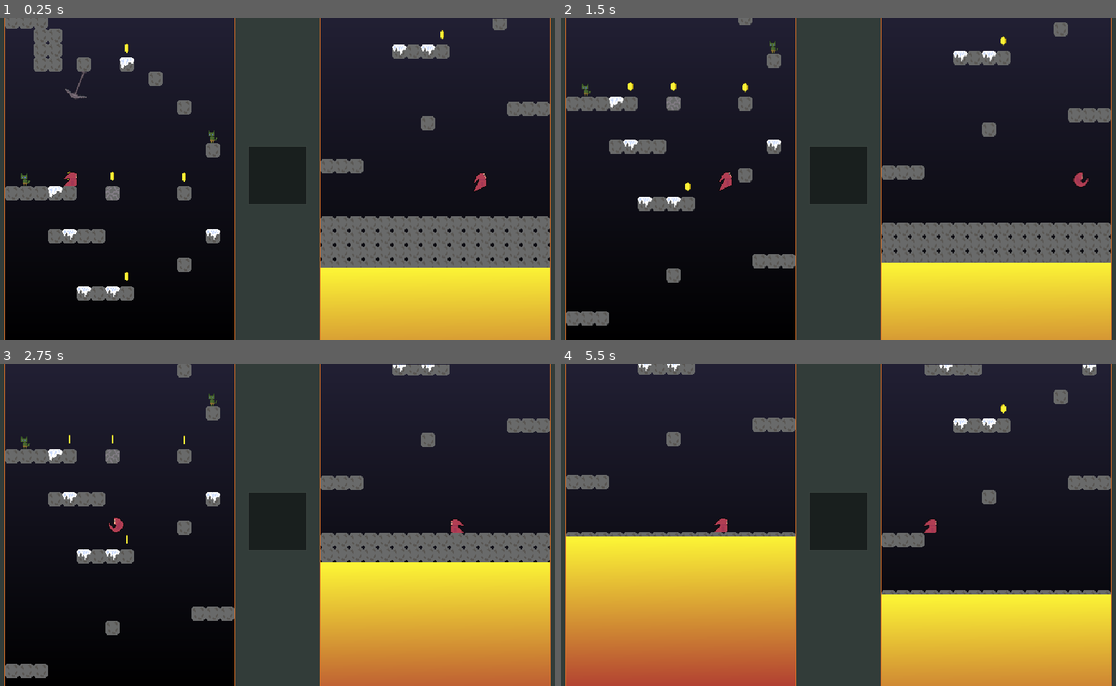
Above: before the commit, frames 1-4 (two rows, left to right).
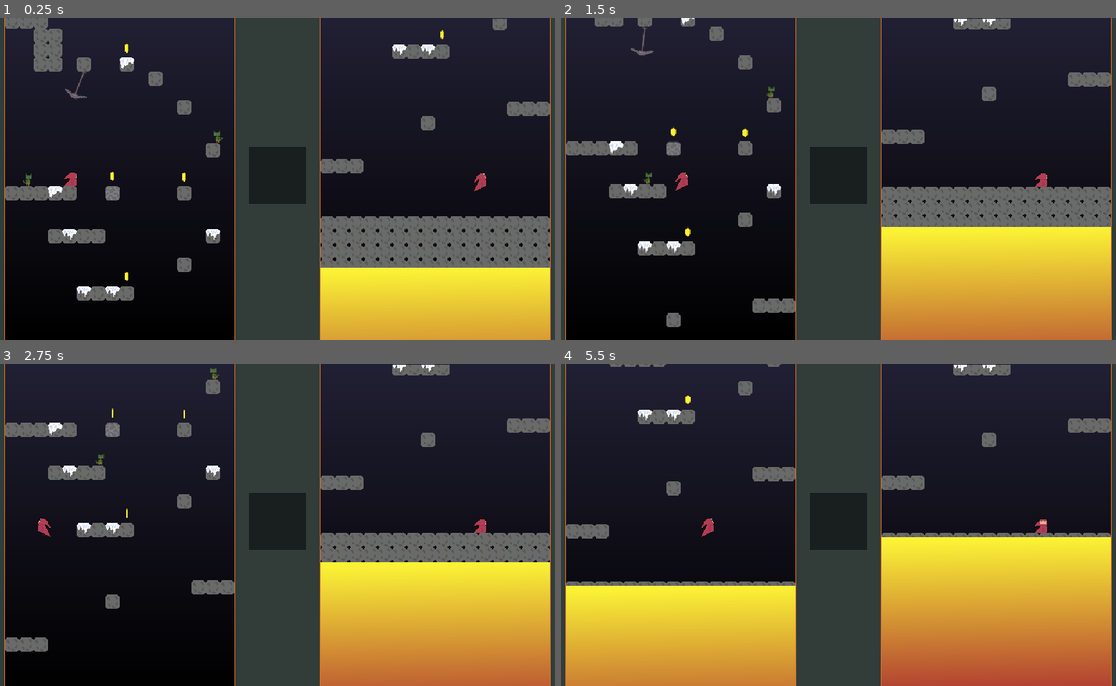
Above: after the commit, the same moments.

Repository: NaetharuCodes/TowerPlatformer
Game: Godot game, scene res://scenes/levels/game.tscn
Same seed, same stepped clock (60 frames per second), same inputs: the game is played once before the commit and once after it.
Inputs:
- Up to frame 1 (0.25 s): no input
- Up to frame 2 (1.5 s): hold S (look_down, bound only before the commit) 0.53-1.28 s; hold D (move_right, bound only before the commit) from 0.53 s (still down); tap E (ice_bolt, bound only before the commit) at 0.6 s; tap Space (jump, bound only before the commit) at 0.77, 1.07 s; tap S (look_down, bound only before the commit) at 1.35 s
- Up to frame 3 (2.75 s): tap Space (jump, bound only before the commit) at 1.52, 1.82, 2.3 s; tap W (look_up, bound only before the commit) at 1.55 s; release D (move_right, bound only before the commit) at 2.03 s; hold A (move_left, bound only before the commit) from 2.03 s (still down); hold W (look_up, bound only before the commit) from 2.03 s (still down)
- Up to frame 4 (5.5 s): release A (move_left, bound only before the commit) at 2.78 s; release W (look_up, bound only before the commit) at 2.78 s; hold D (move_right, bound only before the commit) 2.78-4.28 s; tap Space (jump, bound only before the commit) at 2.85, 3.02, 3.32, 3.77, 4.07, 4.52, 4.82, 5.3 s; tap E (ice_bolt, bound only before the commit) at 3.05, 3.6 s; hold S (look_down, bound only before the commit) 3.53-4.28 s; hold A (move_left, bound only before the commit) 4.28-5.03 s; tap S (look_down, bound only before the commit) at 4.35 s; tap W (look_up, bound only before the commit) at 4.55 s; hold D (move_right, bound only before the commit) from 5.03 s (still down); hold W (look_up, bound only before the commit) from 5.03 s (still down)

The runs differ from the first frame. In frame 1, 0.1% of the frame differs, in the area x 3-41%, y 34-53%; in frame 2, 27%; in frame 3, 6.0%; in frame 4, 44%, in the area x 0-100%, y 0-100%.

Commit message:
Add enemy actions

Diff:
--- a/project.godot
+++ b/project.godot
@@ -14,44 +14,52 @@
 run/main_scene="uid://d12tqsxeob37n"
 config/features=PackedStringArray("4.7", "GL Compatibility")
 
+[autoload]
+
+AudioManager="*uid://c8i1y0rc1fde5"
+
 [display]
 
 window/size/viewport_width=640
 window/size/viewport_height=360
-window/size/window_width_override=1920
-window/size/window_height_override=1080
+window/size/window_width_override=1280
+window/size/window_height_override=720
 window/stretch/mode="viewport"
 window/stretch/aspect="expand"
 window/stretch/scale_mode="integer"
 
+[global_group]
+
+player=""
+
 [input]
 
-move_left={
+p1_move_left={
 "deadzone": 0.2,
 "events": [Object(InputEventKey,"resource_local_to_scene":false,"resource_name":"","device":-1,"window_id":0,"alt_press …(191 unchanged characters)…
 ]
 }
-move_right={
+p1_move_right={
 "deadzone": 0.2,
 "events": [Object(InputEventKey,"resource_local_to_scene":false,"resource_name":"","device":-1,"window_id":0,"alt_press …(192 unchanged characters)…
 ]
 }
-look_down={
+p1_look_down={
 "deadzone": 0.2,
 "events": [Object(InputEventKey,"resource_local_to_scene":false,"resource_name":"","device":-1,"window_id":0,"alt_press …(192 unchanged characters)…
 ]
 }
-jump={
+p1_jump={
 "deadzone": 0.2,
 "events": [Object(InputEventKey,"resource_local_to_scene":false,"resource_name":"","device":-1,"window_id":0,"alt_press …(191 unchanged characters)…
 ]
 }
-look_up={
+p1_look_up={
 "deadzone": 0.2,
 "events": [Object(InputEventKey,"resource_local_to_scene":false,"resource_name":"","device":-1,"window_id":0,"alt_press …(192 unchanged characters)…
 ]
 }
-ice_bolt={
+p1_ice_bolt={
 "deadzone": 0.2,
 "events": [Object(InputEventKey,"resource_local_to_scene":false,"resource_name":"","device":-1,"window_id":0,"alt_press …(192 unchanged characters)…
 ]
--- /dev/null
+++ b/scenes/enemies/goblin.gd
@@ -0,0 +1,102 @@
+extends CharacterBody2D
+
+enum State { PATROL, WINDUP, CHARGE, RECOVER, FROZEN, THAW }
+
+@export var speed := 40.0
+@export var charge_speed := 160.0
+@export var windup_time := 0.4
+@export var charge_time := 0.8
+@export var recover_time := 1.5
+@export var knockback_force := Vector2(200, -150)
+
+var direction := 1
+var state := State.PATROL
+var state_timer := 0.0
+var gravity: float = ProjectSettings.get_setting("physics/2d/default_gravity")
+
+@onready var pivot: Node2D = $Pivot
+@onready var sprite: AnimatedSprite2D = $Pivot/AnimatedSprite2D
+@onready var wall_ray: RayCast2D = $Pivot/WallRay
+@onready var edge_ray: RayCast2D = $Pivot/EdgeRay
+@onready var sight_ray: RayCast2D = $Pivot/SightRay
+@onready var hitbox: Area2D = $Pivot/Hitbox
+
+@export var frozen_time: float = 2.0
+@export var thaw_time: float = 0.5
+
+func _ready() -> void:
+	hitbox.body_entered.connect(_on_hitbox_body_entered)
+
+func _physics_process(delta: float) -> void:
+	if not is_on_floor():
+		velocity.y += gravity * delta
+	state_timer -= delta
+
+	match state:
+		State.PATROL:
+			if is_on_floor() and (wall_ray.is_colliding() or not edge_ray.is_colliding()):
+				turn_around()
+			velocity.x = direction * speed
+			if sees_player():
+				print("I see the player")
+				set_state(State.WINDUP, windup_time)
+		State.WINDUP:
+			velocity.x = 0
+			sprite.position.x = randf_range(-1.0, 1.0)
+			sprite.modulate = Color(3, 3, 3) if int(state_timer * 20) % 2 == 0 else Color.WHITE
+			if state_timer <= 0:
+				sprite.position.x = 0
+				sprite.modulate = Color.WHITE
+				set_state(State.CHARGE, charge_time)
+		State.CHARGE:
+			velocity.x = direction * charge_speed
+			if wall_ray.is_colliding() or state_timer <= 0:
+				set_state(State.RECOVER, recover_time)
+		State.RECOVER:
+			velocity.x = 0
+			if state_timer <= 0:
+				set_state(State.PATROL, 0)
+		State.FROZEN:
+			velocity.x = 0.0
+			if state_timer <= 0.0:
+				sprite.play("thaw")
+				set_state(State.THAW, thaw_time)
+		State.THAW:
+			velocity.x = 0.0
+			if state_timer <= 0.0:
+				unfreeze()
+
+	move_and_slide()
+
+func set_state(new_state: State, time: float) -> void:
+	state = new_state
+	state_timer = time
+
+func sees_player() -> bool:
+	return sight_ray.is_colliding() and sight_ray.get_collider().is_in_group("player")
+
+func turn_around() -> void:
+	direction *= -1
+	pivot.scale.x = direction
+	wall_ray.force_raycast_update()
+	edge_ray.force_raycast_update()
+
+func _on_hitbox_body_entered(body: Node2D) -> void:
+	if state == State.CHARGE and body.has_method("apply_knockback"):
+		body.apply_knockback(Vector2(knockback_force.x * direction, knockback_force.y))
+		set_state(State.RECOVER, recover_time)
+
+func freeze() -> void:
+	sprite.position.x = 0.0
+	sprite.modulate = Color.WHITE
+	velocity.x = 0.0
+	hitbox.set_deferred("monitoring", false)
+	set_collision_layer_value(1, true)
+	sprite.play("frozen")
+	set_state(State.FROZEN, frozen_time)
+
+func unfreeze() -> void:
+	hitbox.set_deferred("monitoring", true)
+	set_collision_layer_value(1, false)
+	sprite.play("normal")
+	set_state(State.PATROL, 0.0)
--- a/scenes/enemies/goblin.tscn
+++ b/scenes/enemies/goblin.tscn
@@ -1,6 +1,10 @@
 [gd_scene format=3 uid="uid://dd34i40mhtscy"]
 
 [ext_resource type="Texture2D" uid="uid://0vb68qc4k1wc" path="res://assets/sprites/goblin-Sheet.png" id="1_0rrhd"]
+[ext_resource type="Script" uid="uid://c4gck6xw0q2kr" path="res://scenes/enemies/goblin.gd" id="1_yeoui"]
+
+[sub_resource type="RectangleShape2D" id="RectangleShape2D_hqo0w"]
+size = Vector2(10, 14)
 
 [sub_resource type="AtlasTexture" id="AtlasTexture_yeoui"]
 atlas = ExtResource("1_0rrhd")
@@ -48,18 +52,39 @@
 "speed": 5.0
 }]
 
-[sub_resource type="RectangleShape2D" id="RectangleShape2D_hqo0w"]
-size = Vector2(10, 14)
+[sub_resource type="RectangleShape2D" id="RectangleShape2D_kuroa"]
+size = Vector2(14, 16)
 
 [node name="Goblin" type="CharacterBody2D" unique_id=542388747]
 collision_layer = 4
 collision_mask = 3
-
-[node name="AnimatedSprite2D" type="AnimatedSprite2D" parent="." unique_id=365006176]
-sprite_frames = SubResource("SpriteFrames_kuroa")
-animation = &"normal"
-frame_progress = 0.31166127
+script = ExtResource("1_yeoui")
 
 [node name="CollisionShape2D" type="CollisionShape2D" parent="." unique_id=662146644]
 position = Vector2(0, 1.0000002)
 shape = SubResource("RectangleShape2D_hqo0w")
+
+[node name="Pivot" type="Node2D" parent="." unique_id=871457362]
+
+[node name="WallRay" type="RayCast2D" parent="Pivot" unique_id=1712396583]
+target_position = Vector2(12, 0)
+
+[node name="EdgeRay" type="RayCast2D" parent="Pivot" unique_id=2076246592]
+target_position = Vector2(0, 16)
+
+[node name="AnimatedSprite2D" type="AnimatedSprite2D" parent="Pivot" unique_id=365006176]
+sprite_frames = SubResource("SpriteFrames_kuroa")
+animation = &"normal"
+frame_progress = 0.31166127
+flip_h = true
+
+[node name="SightRay" type="RayCast2D" parent="Pivot" unique_id=1460711974]
+target_position = Vector2(120, 0)
+collision_mask = 2
+
+[node name="Hitbox" type="Area2D" parent="Pivot" unique_id=1825273881]
+collision_layer = 4
+collision_mask = 2
+
+[node name="HitboxShape" type="CollisionShape2D" parent="Pivot/Hitbox" unique_id=324511017]
+shape = SubResource("RectangleShape2D_kuroa")
--- a/scenes/levels/game.tscn
+++ b/scenes/levels/game.tscn
@@ -5,7 +5,7 @@
 [ext_resource type="Script" uid="uid://l312bg2bmyp0" path="res://scripts/level/camera_2d.gd" id="4_7rg7d"]
 [ext_resource type="PackedScene" uid="uid://duloldhoggaxe" path="res://scenes/levels/level_one.tscn" id="4_a1osm"]
 [ext_resource type="PackedScene" uid="uid://bv4xwqemgsnuq" path="res://scenes/player.tscn" id="5_limtx"]
-[ext_resource type="PackedScene" uid="uid://8o4wqyvcflgr" path="res://scenes/powers/ice_bolt.tscn" id="6_7rg7d"]
+[ext_resource type="PackedScene" uid="uid://8o4wqyvcflgr" path="res://scenes/powers/frost_bolt.tscn" id="6_7rg7d"]
 [ext_resource type="AudioStream" uid="uid://b01xeivh1t63w" path="res://assets/sounds/Level 1-1.mp3" id="6_limtx"]
 
 [sub_resource type="RectangleShape2D" id="RectangleShape2D_kuroa"]
@@ -108,10 +108,10 @@
 
 [node name="Player" parent="Viewports/RightSVPC/SubViewportRight" unique_id=9579175 instance=ExtResource("5_limtx")]
 position = Vector2(194, 226)
+player_number = 2
 ice_bolt = ExtResource("6_7rg7d")
 
 [node name="AudioStreamPlayer2D" type="AudioStreamPlayer2D" parent="." unique_id=1793981946]
 stream = ExtResource("6_limtx")
-autoplay = true
 
 [editable path="Viewports/RightSVPC/SubViewportRight/LevelOne"]
--- a/scenes/levels/level_one.tscn
+++ b/scenes/levels/level_one.tscn
@@ -23,7 +23,7 @@
 
 [sub_resource type="TileSet" id="TileSet_kuroa"]
 physics_layer_0/collision_layer = 1
-physics_layer_0/collision_mask = 6
+physics_layer_0/collision_mask = 0
 sources/0 = SubResource("TileSetAtlasSource_sn7cj")
 
 [node name="LevelOne" type="Node2D" unique_id=1829633845]
--- /dev/null
+++ b/scenes/managers/audio_manager.tscn
@@ -0,0 +1,16 @@
+[gd_scene format=3 uid="uid://drbjq40wtyfdc"]
+
+[ext_resource type="AudioStream" uid="uid://clkghxe7tuou2" path="res://assets/sounds/coin_sound.wav" id="2_n7lsv"]
+
+[sub_resource type="GDScript" id="GDScript_aybmh"]
+script/source = "extends Node
+
+const POOL_SIZE = 16
+var _players: Array[AudioStreamPlayer2D] = []
+"
+
+[node name="AudioManager" type="Node" unique_id=707112674]
+script = SubResource("GDScript_aybmh")
+
+[node name="coin_sound_player" type="AudioStreamPlayer2D" parent="." unique_id=1579612676]
+stream = ExtResource("2_n7lsv")
--- a/scenes/pickups/coin.tscn
+++ b/scenes/pickups/coin.tscn
@@ -1,6 +1,8 @@
 [gd_scene format=3 uid="uid://b63vekj6rqgso"]
 
 [ext_resource type="Texture2D" uid="uid://68ro06dp3tpg" path="res://assets/sprites/coin-Sheet.png" id="1_82xxr"]
+[ext_resource type="Script" uid="uid://dqr6leghu2ic6" path="res://scripts/pickups/coin.gd" id="1_sfxfy"]
+[ext_resource type="AudioStream" uid="uid://clkghxe7tuou2" path="res://assets/sounds/coin_sound.wav" id="3_rhl6v"]
 
 [sub_resource type="CapsuleShape2D" id="CapsuleShape2D_hqo0w"]
 radius = 3.0
@@ -71,6 +73,10 @@
 }]
 
 [node name="Coin" type="Area2D" unique_id=1558408723]
+collision_layer = 16
+collision_mask = 2
+script = ExtResource("1_sfxfy")
+sound = ExtResource("3_rhl6v")
 
 [node name="CollisionShape2D" type="CollisionShape2D" parent="." unique_id=1328151488]
 shape = SubResource("CapsuleShape2D_hqo0w")
@@ -79,3 +85,5 @@
 sprite_frames = SubResource("SpriteFrames_kuroa")
 autoplay = "default"
 frame_progress = 0.5367134
+
+[connection signal="body_entered" from="." to="." method="_on_body_entered"]
--- a/scenes/player.tscn
+++ b/scenes/player.tscn
@@ -99,7 +99,7 @@
 [sub_resource type="RectangleShape2D" id="RectangleShape2D_u8vuu"]
 size = Vector2(14, 14)
 
-[node name="Player" type="CharacterBody2D" unique_id=1515628199]
+[node name="Player" type="CharacterBody2D" unique_id=1515628199 groups=["player"]]
 collision_layer = 2
 collision_mask = 5
 script = ExtResource("1_g2els")
--- a/scenes/powers/ice_bolt.tscn
+++ b/scenes/powers/frost_bolt.tscn
@@ -1,12 +1,14 @@
 [gd_scene format=3 uid="uid://8o4wqyvcflgr"]
 
-[ext_resource type="Script" uid="uid://gwhurmbsx5iy" path="res://scripts/ice_bolt.gd" id="1_yqmgq"]
+[ext_resource type="Script" uid="uid://gwhurmbsx5iy" path="res://scripts/frost_bolt.gd" id="1_yqmgq"]
 [ext_resource type="Texture2D" uid="uid://3rjmimrqsvo0" path="res://assets/sprites/ice_bolt.png" id="2_dq6g4"]
 
 [sub_resource type="CircleShape2D" id="CircleShape2D_62lxc"]
 radius = 6.0
 
-[node name="IceBolt" type="Area2D" unique_id=1470224442]
+[node name="FrostBolt" type="Area2D" unique_id=1470224442]
+collision_layer = 0
+collision_mask = 4
 script = ExtResource("1_yqmgq")
 
 [node name="CollisionShape2D" type="CollisionShape2D" parent="." unique_id=303892575]
--- a/scripts/ice_bolt.gd
+++ b/scripts/frost_bolt.gd
@@ -8,9 +8,15 @@
 func _ready() -> void:
 	if direction == Vector2.LEFT:
 		sprite.flip_h = true
+	body_entered.connect(_on_body_entered)
 
 func _physics_process(delta: float) -> void:
 	position += direction * move_speed * delta
 
 func _on_visible_on_screen_enabler_2d_screen_exited() -> void:
 	queue_free()
+
+func _on_body_entered(body: Node2D) -> void:
+	if body.has_method("freeze"):
+		body.freeze()
+		queue_free()
--- /dev/null
+++ b/scripts/managers/audio_manager.gd
@@ -0,0 +1,12 @@
+# audio_manager.gd
+extends Node
+
+func play(stream: AudioStream, volume_db := 0.0, pitch := 1.0) -> void:
+	var p := AudioStreamPlayer.new()
+	p.stream = stream
+	p.volume_db = volume_db
+	p.pitch_scale = pitch
+	p.bus = "SFX"
+	add_child(p)
+	p.finished.connect(p.queue_free)
+	p.play()
--- /dev/null
+++ b/scripts/pickups/coin.gd
@@ -0,0 +1,7 @@
+extends Area2D
+
+@export var sound: AudioStream
+
+func _on_body_entered(body: Node2D) -> void:
+	AudioManager.play(sound, -20.0, randf_range(0.98, 1.02))
+	queue_free()
--- /dev/null
+++ b/scripts/pickups/new_script.gd
@@ -0,0 +1,2 @@
+extends Node
+class_name Pickup
--- a/scripts/player.gd
+++ b/scripts/player.gd
@@ -9,6 +9,9 @@
 
 @onready var sprite: AnimatedSprite2D = $AnimatedSprite2D
 @onready var jump_audio: AudioStreamPlayer2D = $JumpAudio
+
+# Player
+@export var player_number: int = 1
 
 # Movement
 @export var max_speed: float = 200.0
@@ -35,6 +38,11 @@
 @export var float_friction: float = 600.0
 var float_timer: float = 0.0
 
+# Knockback
+@export var knockback_speed: float = 100.0
+@export var knockback_time: float = 0.25
+var knockback_timer: float = 0.0
+
 # Idle
 @export var idle_delay: float = 3.0
 var idle_timer: float = 0.0
@@ -50,23 +58,31 @@
 	_update_animation()
 	_shoot_ice_bolt(delta)
 
+func _action(action_name: String) -> String:
+	return "p%d_%s" % [player_number, action_name]
+
 func _move(delta: float) -> void:
-		# On the floor: reset abilities and allow jumping
+	if knockback_timer > 0.0:
+		knockback_timer -= delta
+		velocity.y += gravity * delta
+		move_and_slide()
+		return
+
+	# On the floor: reset abilities and allow jumping
 	if is_on_floor():
 		action_state = ActionState.WALK
 		wall_jump_tokens = 1
 		float_timer = max_float_time
 
-		if Input.is_action_just_pressed("jump"):
+		if Input.is_action_just_pressed(_action("jump")):
 			velocity.y = -jump_power
 			print("playing jump audio")
 			jump_audio.pitch_scale = randf_range(1.6, 1.9)
 			jump_audio.play()
 
-
 	# Wall jump: fixed height, pushed away from the wall
 	if is_on_wall() and not is_on_floor():
-		if Input.is_action_just_pressed("jump") and wall_jump_tokens > 0:
+		if Input.is_action_just_pressed(_action("jump")) and wall_jump_tokens > 0:
 			wall_jump_tokens -= 1
 			velocity.y = -jump_power * 0.75
 			velocity.x = get_wall_normal().x * wall_push
@@ -78,7 +94,7 @@
 		velocity.y += gravity * delta
 
 		var falling: bool = velocity.y > 0
-		if falling and Input.is_action_pressed("jump") and float_timer > 0:
+		if falling and Input.is_action_pressed(_action("jump")) and float_timer > 0:
 			float_timer -= delta
 			velocity.y = min(velocity.y, float_speed)
 			action_state = ActionState.FLOAT
@@ -87,7 +103,7 @@
 			action_state = ActionState.JUMP
 
 	# Facing
-	var direction: float = Input.get_axis("move_left", "move_right")
+	var direction: float = Input.get_axis(_action("move_left"), _action("move_right"))
 
 	if direction < 0:
 		sprite.flip_h = true
@@ -119,9 +135,9 @@
 
 	# Look up / duck (floor only)
 	if is_on_floor() and direction == 0:
-		if Input.is_action_pressed("look_up"):
+		if Input.is_action_pressed(_action("look_up")):
 			action_state = ActionState.LOOK_UP
-		if Input.is_action_pressed("look_down"):
+		if Input.is_action_pressed(_action("look_down")):
 			action_state = ActionState.DUCK
 
 	# Idle after standing still for a while
@@ -151,16 +167,18 @@
 	print("i died")
 
 func _shoot_ice_bolt(delta: float) -> void:
-
 	if ice_bolt_timer > 0:
 		ice_bolt_timer -= delta
 		return
 
-	if Input.is_action_just_pressed("ice_bolt"):
-
+	if Input.is_action_just_pressed(_action("ice_bolt")):
 		ice_bolt_timer = ice_bolt_delay
 
 		var bolt = ice_bolt.instantiate()
 		bolt.direction = Vector2.RIGHT if facing == Facing.RIGHT else Vector2.LEFT
 		bolt.global_position = global_position
 		get_parent().add_child(bolt)
+
+func apply_knockback(force: Vector2) -> void:
+	velocity = force
+	knockback_timer = knockback_time
Not shown, added: assets/sounds/coin_sound.wav.import
Not shown, added: scenes/enemies/goblin.gd.uid
Renamed: scripts/ice_bolt.gd.uid -> scripts/frost_bolt.gd.uid
Not shown, added: scripts/managers/audio_manager.gd.uid
Not shown, added: scripts/pickups/coin.gd.uid
Not shown, added: scripts/pickups/new_script.gd.uid
Not shown, added: assets/sounds/170170__timgormly__8-bit-pickup.aiff
Not shown, added: assets/sounds/coin_sound.wav
